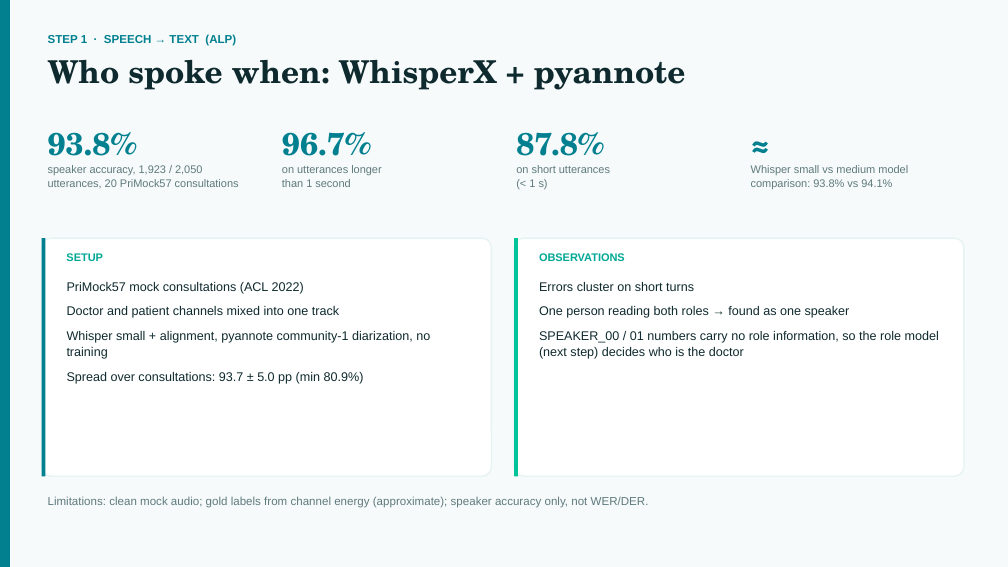
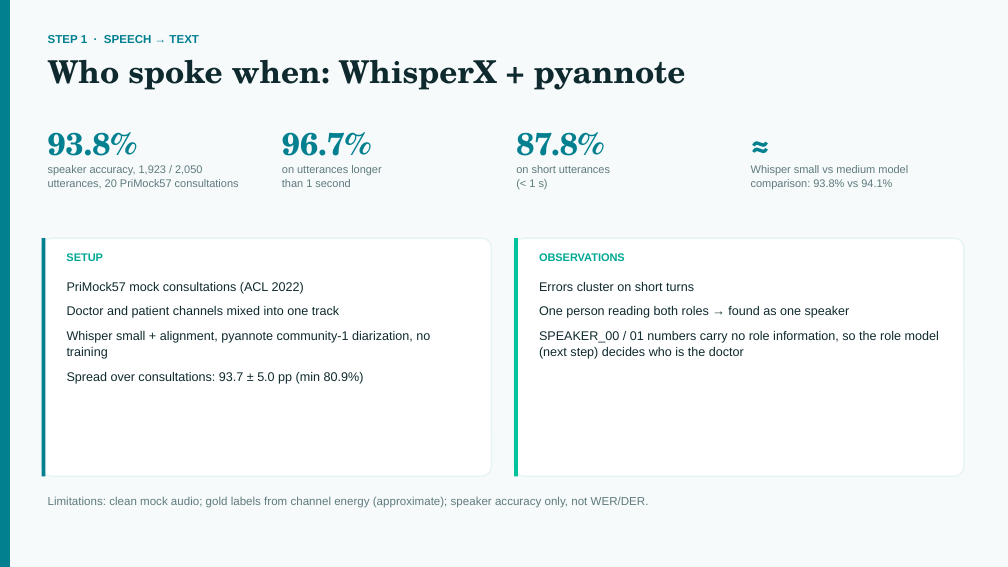
Before and after one commit to Pikseel/medscribe, a slide deck: slide 4 of results/medscribe_midproject.pptx. Drawn at 1008x567 pixels with LibreOffice and Linux fonts; fonts in the diff are those of the drawing. Boxes give left, top, right and bottom in pixels: in the first picture for what was removed or moved away, otherwise in the second. Text is boxed around its words. In the diff, an @@ line names an element or a change of style, - is before the commit and + after.

```diff
--- a/results/medscribe_midproject.pptx
+++ b/results/medscribe_midproject.pptx
@@ text at [48,35,199,43]: text changed @@
-STEP 1 · SPEECH → TEXT (ALP)
+STEP 1 · SPEECH → TEXT
```
Also in this commit, not shown: 8 other slides changed, 3 other files.
